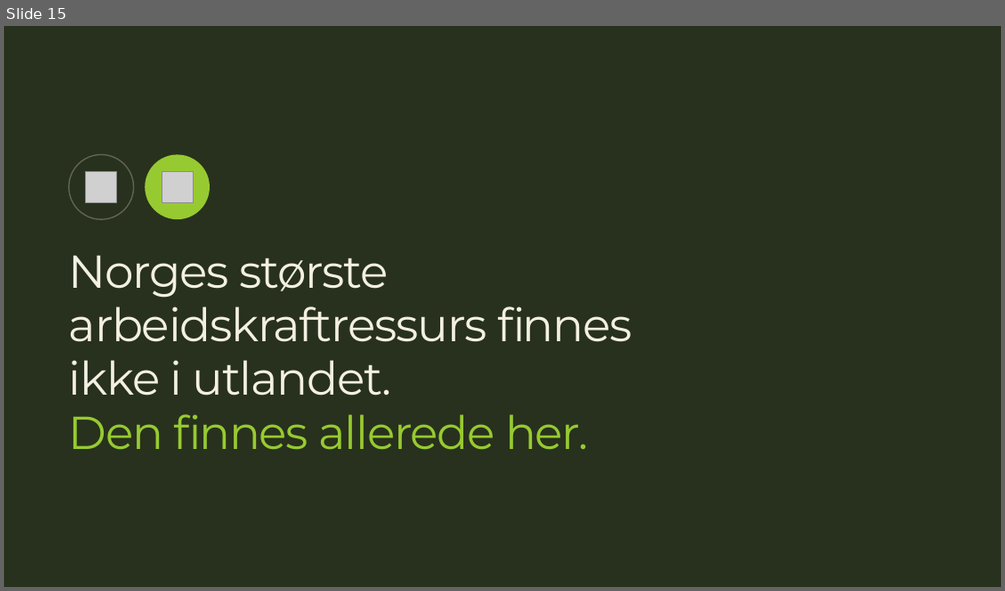
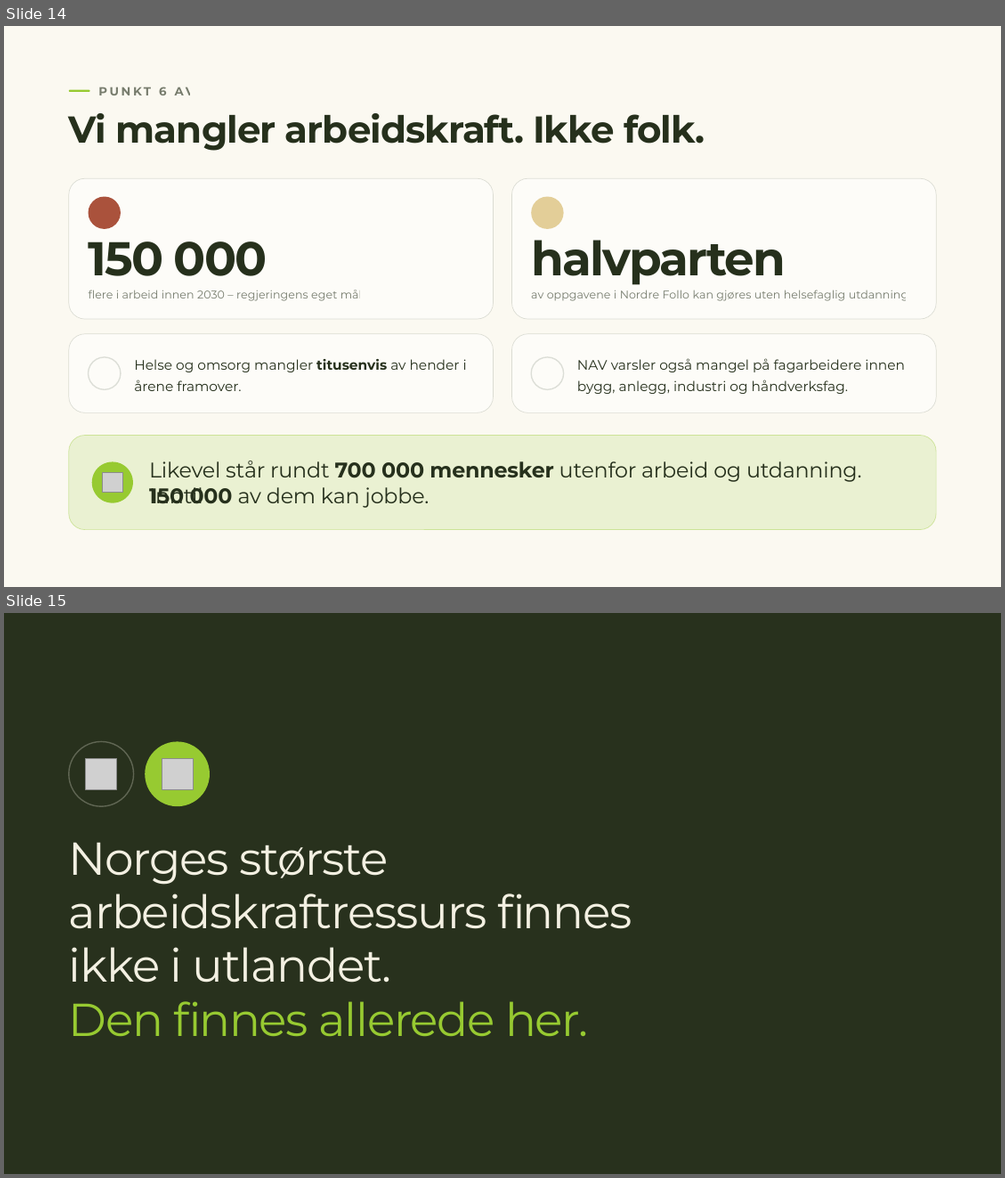
Before and after one commit to MarcusEvensen-Org/iarbeid-riketstilstand, a slide deck: Rikets tilstand 2026.pptx. Shown one above the other, each under a label of ours: slide 15 before the commit, slides 14 and 15 after it. The pictures are 1005x591 and 1005x1178 pixels, drawn with LibreOffice and Linux fonts; fonts in the diff are those of the drawing; grey boxes stand for pictures; background and template pictures are left out. Boxes give left, top, right and bottom in pixels: in the first picture for what was removed or moved away, otherwise in the second. Text is boxed around its words. In the diff, an @@ line names an element or a change of style, - is before the commit and + after.

```diff
--- a/Rikets tilstand 2026.pptx
+++ b/Rikets tilstand 2026.pptx
@@ slide 14 added at <box>4,26,1001,587</box>, background picture (left out) @@
@@ rounded rectangle added at <box>69,89,90,92</box>, fill #97CA31 @@
@@ text added at <box>159,87,194,95</box>, 11.4 pt, text #26301C at 62% opacity, bold @@
+PUNKT 6 AV 10
@@ text added at <box>69,113,705,151</box>, 36 pt, text #26301C, bold @@
+Vi mangler arbeidskraft. Ikke folk.
@@ rounded rectangle added at <box>69,178,493,319</box>, fill #FFFFFF at 55% opacity, outline #3F4E36 0.6 pt @@
@@ rounded rectangle added at <box>512,178,936,319</box>, fill #FFFFFF at 55% opacity, outline #3F4E36 0.6 pt @@
@@ ellipse added at <box>88,197,120,229</box>, fill #AA523C @@
@@ ellipse added at <box>531,197,563,229</box>, fill #E3CE98 @@
@@ text added at <box>88,241,267,276</box>, 45.6 pt, text #26301C, bold @@
+150 000
@@ text added at <box>531,240,785,285</box>, 45.6 pt, text #26301C, bold @@
+halvparten
@@ text added at <box>89,289,362,301</box>, 10.8 pt, text #26301C at 62% opacity @@
+flere i arbeid innen 2030 – regjeringens eget mål
@@ text added at <box>531,289,908,301</box>, 10.8 pt, text #26301C at 62% opacity @@
+av oppgavene i Nordre Follo kan gjøres uten helsefaglig utdanning
@@ rounded rectangle added at <box>69,334,493,412</box>, fill #FFFFFF at 55% opacity, outline #3F4E36 0.6 pt @@
@@ rounded rectangle added at <box>512,334,936,412</box>, fill #FFFFFF at 55% opacity, outline #3F4E36 0.6 pt @@
@@ ellipse added at <box>88,357,120,389</box>, outline #3F4E36 1.2 pt @@
@@ text added at <box>134,359,467,372</box>, 13.2 pt, text #26301C @@
+Helse og omsorg mangler titusenvis av hender i
@@ ellipse added at <box>531,357,563,389</box>, outline #3F4E36 1.2 pt @@
@@ text added at <box>577,358,905,372</box>, 13.2 pt, text #26301C @@
+NAV varsler også mangel på fagarbeidere innen
@@ text added at <box>134,379,241,391</box>, 13.2 pt, text #26301C @@
+årene framover.
@@ text added at <box>577,379,848,394</box>, 13.2 pt, text #26301C @@
+bygg, anlegg, industri og håndverksfag.
@@ rounded rectangle added at <box>69,435,937,529</box>, fill #97CA31 at 16% opacity, outline #97CA31 0.6 pt @@
@@ ellipse added at <box>92,462,133,503</box>, fill #97CA31 @@
@@ picture added at <box>103,473,123,492</box> @@
@@ text added at <box>149,460,862,482</box>, 20.4 pt, text #26301C @@
+Likevel står rundt 700 000 mennesker utenfor arbeid og utdanning. Inntil
@@ text added at <box>149,487,429,507</box>, 20.4 pt, text #26301C @@
+150 000 av dem kan jobbe.
```
Also in this commit, not shown: 20 slides changed, 5 other slides added, 2 slides removed, 2 other files.
